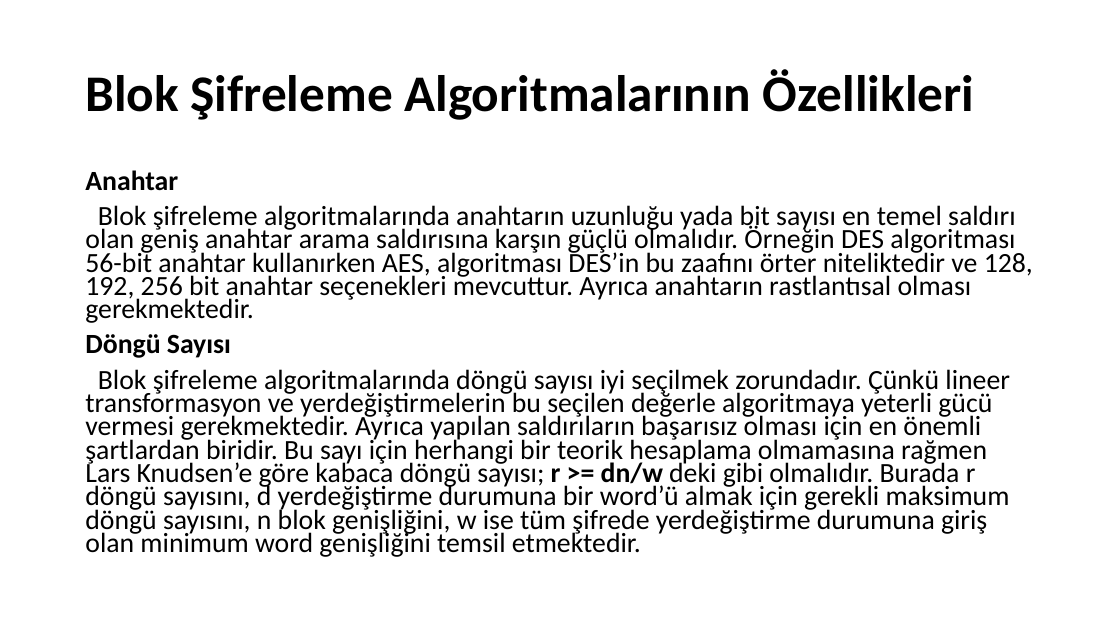
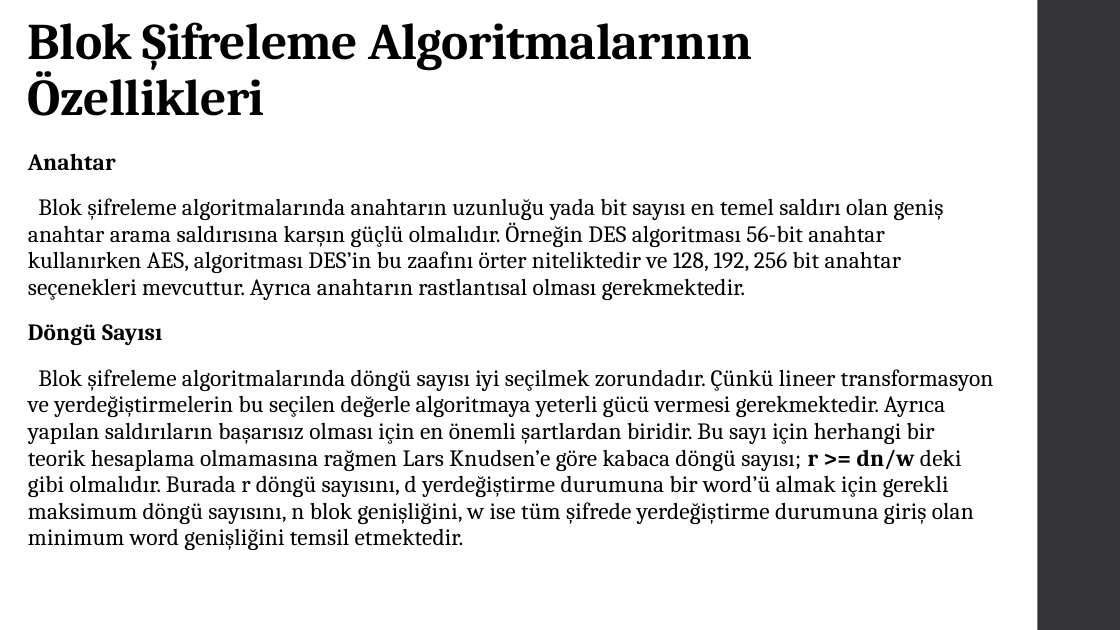
Before and after one commit to Asroyx/assay, a slide deck: slide 9 of sifreleme algoritma.pptx (slide 8 before the commit). Drawn at 1120x630 pixels with LibreOffice and Linux fonts; fonts in the diff are those of the drawing. Boxes give left, top, right and bottom in pixels: in the first picture for what was removed or moved away, otherwise in the second. Text is boxed around its words. In the diff, an @@ line names an element or a change of style, - is before the commit and + after.

```diff
--- a/sifreleme algoritma.pptx
+++ b/sifreleme algoritma.pptx
@@ title "Blok Şifreleme Algoritmalarının Özellikleri": place and size @@
-title "Blok Şifreleme Algoritmalarının Özellikleri" at [85, 69, 974, 120]
+title "Blok Şifreleme Algoritmalarının Özellikleri" at [28, 22, 752, 116]
@@ title "Blok Şifreleme Algoritmalarının Özellikleri" at [28, 22, 752, 116]: font Calibri to Cambria, letter spacing 0 to -0.5 pt; vertical alignment middle to bottom @@
@@ rectangle added at [1038, 0, 1120, 630], fill #353537 @@
@@ text "Anahtar": place and size @@
-text "Anahtar" at [85, 170, 1033, 557]
+text "Anahtar" at [28, 153, 994, 550]
@@ text "Anahtar" at [28, 153, 994, 550]: size 23.8 to 20 pt, font Calibri to Cambria, letter spacing 0 to 0.1 pt; line spacing 0.7 to 0.95; more space between paragraphs @@
```
Also in this commit, not shown: 7 other slides changed, 10 slides added.
